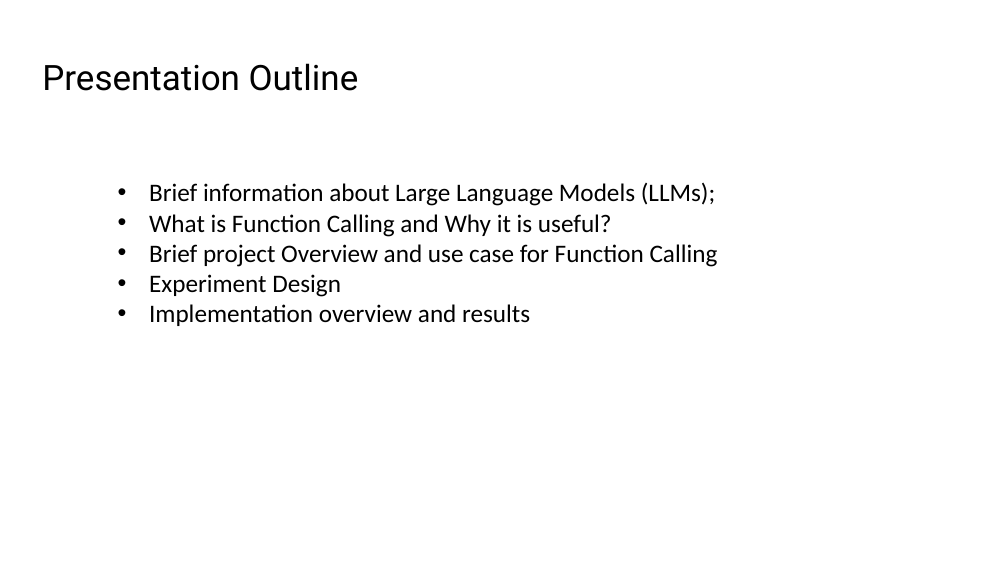
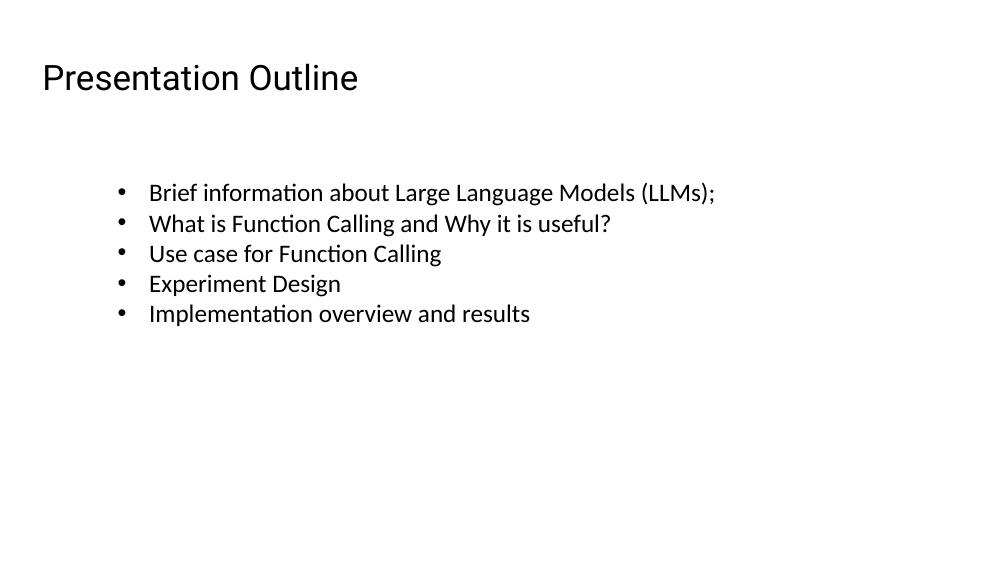
Before and after one commit to tmehtiyev2019/llm-api-tm, a slide deck: slide 2 of Project Presentation-Tural Mehtiyev.pptx. Drawn at 1008x567 pixels with LibreOffice and Linux fonts; fonts in the diff are those of the drawing; background and template pictures are left out. Boxes give left, top, right and bottom in pixels: in the first picture for what was removed or moved away, otherwise in the second. Text is boxed around its words. In the diff, an @@ line names an element or a change of style, - is before the commit and + after.

Commit message:
Add final presentation file

```diff
--- a/Project Presentation-Tural Mehtiyev.pptx
+++ b/Project Presentation-Tural Mehtiyev.pptx
@@ text at [149, 244, 442, 267]: text changed @@
-• Brief project Overview and use case for Function Calling
+• Use case for Function Calling
```
Also in this commit, not shown: 3 other slides changed, 7 slides added, 5 slides removed.
